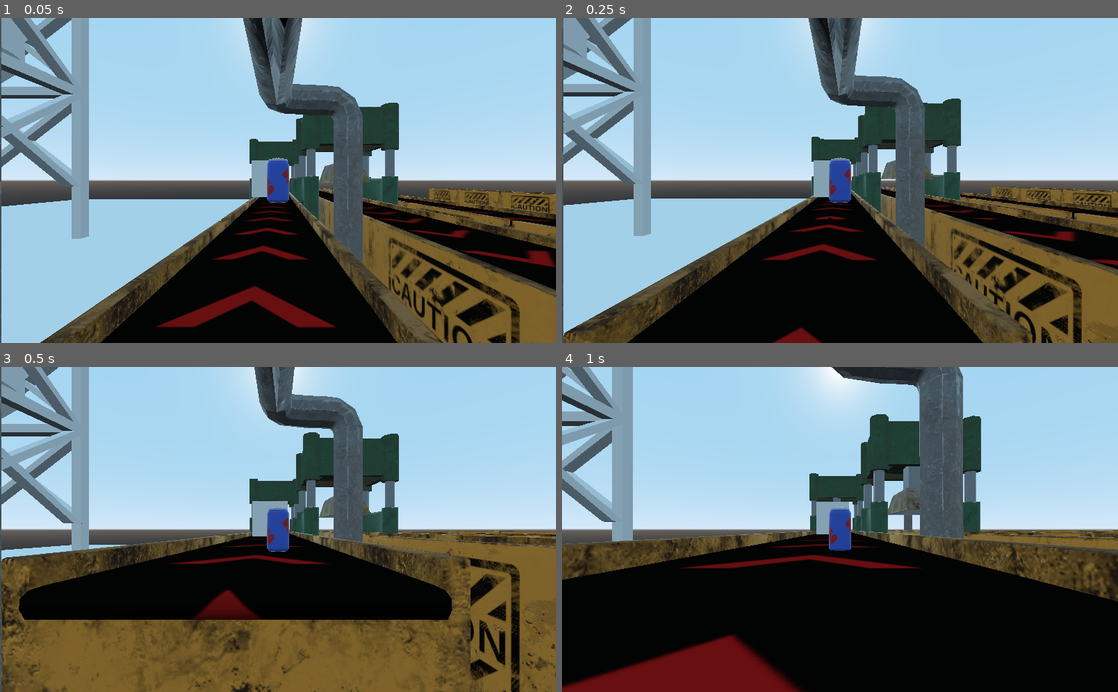
Above: before the commit, frames 1-4 (two rows, left to right).
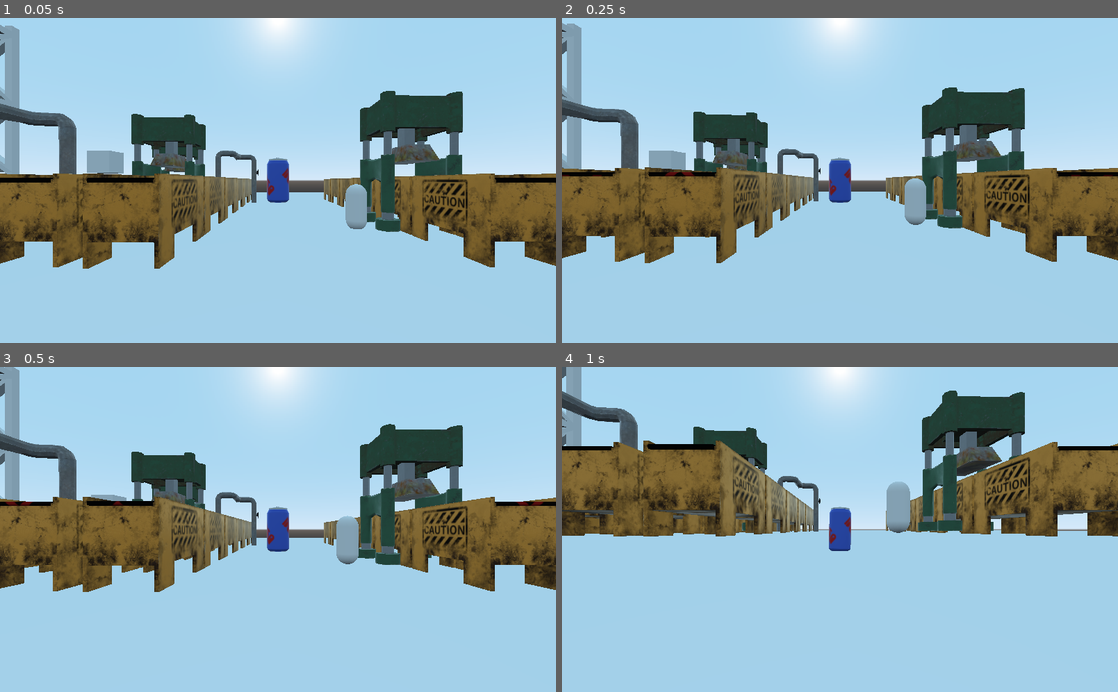
Above: after the commit, the same moments.

Repository: ayylol/CumbriaJam
Game: Godot game, scene res://MainGame.tscn
Same seed, same stepped clock (60 frames per second), same inputs: the game is played once before the commit and once after it.
Inputs (mouse positions are in pixels of both pictures, inside the frame that each line leads up to):
- Up to frame 1 (0.05 s): no input
- Up to frame 2 (0.25 s): no input
- Up to frame 3 (0.5 s): no input
- Up to frame 4 (1 s): tap Enter (ui_accept) at 0.5, 0.77 s; move the mouse to (962, 513) at 0.52 s; hold Space (push) from 0.53 s (still down)

The runs differ from the first frame. In frame 1, 62% of the frame differs, in the area x 0-100%, y 0-100%; in frame 2, 64%; in frame 3, 70%; in frame 4, 80%.

Commit message:
Worker AI now mostly working, changed player to be state based
Dispose behaviour for worker yet to be implemented

Diff:
--- a/MainGame.tscn
+++ b/MainGame.tscn
@@ -69,10 +69,18 @@
 [node name="KinematicBody" parent="Navigation" instance=ExtResource( 4 )]
 transform = Transform( 1, 0, 0, 0, 1, 0, 0, 0, 1, 18.1743, 1.79381, 3.55561 )
 
+[node name="PointsOfInterest" type="Spatial" parent="Navigation"]
+
+[node name="Spatial" type="Spatial" parent="Navigation/PointsOfInterest"]
+transform = Transform( 1, 0, 0, 0, 1, 0, 0, 0, 1, -37.8095, 2.17756, 17.0773 )
+
+[node name="Spatial2" type="Spatial" parent="Navigation/PointsOfInterest"]
+transform = Transform( 1, 0, 0, 0, 1, 0, 0, 0, 1, 36.9496, 0, -35.1463 )
+
 [node name="Garbage" type="Spatial" parent="."]
 
 [node name="Player" parent="Garbage" instance=ExtResource( 5 )]
-transform = Transform( 1, 0, 0, 0, 1, 0, 0, 0, 1, -3.68775, 5.48058, 10.3841 )
+transform = Transform( 1, 0, 0, 0, 1, 0, 0, 0, 1, 12.0152, 3.89744, 18.5685 )
 
 [node name="RemoteTransform" type="RemoteTransform" parent="Garbage/Player"]
 remote_path = NodePath("../../Cam")
@@ -80,7 +88,7 @@
 update_scale = false
 
 [node name="Cam" type="Spatial" parent="Garbage"]
-transform = Transform( 1, 0, 0, 0, 1, 0, 0, 0, 1, -3.68775, 5.48058, 10.3841 )
+transform = Transform( 1, 0, 0, 0, 1, 0, 0, 0, 1, 12.0152, 3.89744, 18.5685 )
 script = ExtResource( 2 )
 
 [node name="H" type="Spatial" parent="Garbage/Cam"]
--- a/Player.gd
+++ b/Player.gd
@@ -1,7 +1,10 @@
 extends RigidBody
 
-#export var push_cooldown = 1.5
-export var max_pushes = 4
+enum State{
+	FREE,
+	CAPTURED
+}
+
 export var meter_fill_multipliyer = 5.0
 export var pressure_fill_multipliyer = 2.5
 export var default_hitbox_size = Vector3(1,1,1)
@@ -23,13 +26,14 @@
 var _shrunk_mesh = Vector3(1,1,1)
 var _worker
 
+onready var state = State.FREE
 
 func _init():
 	_shrunk_hitbox=default_hitbox_size*0.3
 	_shrunk_mesh=default_mesh_size*0.3
 
 func _physics_process(delta):
-	if _worker != null:
+	if state == State.CAPTURED:
 		global_transform.origin = _worker.global_transform.origin-_worker.global_transform.basis.z*1.5
 
 	#Updating stain variables
@@ -46,8 +50,8 @@
 	_scale_lerp=min(_scale_lerp+delta/decompress_time,1.0)
 
 
-	print(_meter_percent_fill)
-	print(_current_pushed)
+	#print(_meter_percent_fill)
+	#print(_current_pushed)
 	#print(_scale_lerp)
 
 func hold():
@@ -58,12 +62,14 @@
 	#print("PUSHED!")
 	#print(direction)
 	_held=false
-	if _worker == null:
-		apply_central_impulse (direction*max_strength*_current_pushed)
-	else:
-		if _worker.struggle(_current_pushed):
-			_worker = null
+	match state:
+		State.CAPTURED:
+			if _worker.struggle(_current_pushed):
+				apply_central_impulse (direction*max_strength*_current_pushed)
+				state = State.FREE
+		State.FREE:
 			apply_central_impulse (direction*max_strength*_current_pushed)
+
 	_meter_percent_fill-=_current_pushed
 	_current_pushed=0.0
 
@@ -74,4 +80,7 @@
 	_stain_lerp=stain_per
 
 func captured(worker):
-	_worker = worker
+	if state == State.FREE:
+		_current_pushed=0.0
+		_worker = worker
+		state = State.CAPTURED
--- a/Worker.gd
+++ b/Worker.gd
@@ -1,33 +1,52 @@
 extends KinematicBody
+
+enum State {
+	SEARCHING,
+	CHASING,
+	DISPOSING,
+	STUNNED,
+}
 
 export var max_grip = 0.2
 export var stun_length = 5.0
+export var perception_time = 2.5
 
 var path = []
 var path_node = 0
+var max_speed = 4.0
+var pointsOfInterest = []
 
-var max_speed = 4.0
+var _target
 
-var _can_grab = true
+onready var state = State.SEARCHING
+onready var current_speed = max_speed
+onready var grip = max_grip
+onready var nav = get_parent()
+onready var Player = $"../../Garbage/Player"
+onready var MoveTimer = $MoveTimer
+onready var StunTimer = $StunTimer
+onready var PerceptionTimer = $PerceptionTimer
 
-onready var _stunned = stun_length
-onready var current_speed = max_speed
-onready var nav = get_parent()
-onready var player = $"../../Garbage/Player"
-onready var grip = max_grip
+
+func _ready():
+	for point in $"../PointsOfInterest".get_children():
+		#print(point)
+		pointsOfInterest.push_back(point)
+
+	_target = pointsOfInterest[0]
 
 func _physics_process(delta):
-	_stunned = min(_stunned + delta, stun_length)
-	if _stunned >= stun_length:
-		current_speed = max_speed
-		_can_grab=true
+	#print(state)
+	if state == State.STUNNED:
+		pass
+	else:
+		if path_node < path.size():
+			var direction = (path[path_node] - global_transform.origin)
+			if direction.length() < 1:
+				path_node += 1
+			else:
+				move_and_slide(direction.normalized() * current_speed, Vector3.UP)
 
-	if path_node < path.size():
-		var direction = (path[path_node] - global_transform.origin)
-		if direction.length() < 1:
-			path_node += 1
-		else:
-			move_and_slide(direction.normalized() * current_speed, Vector3.UP)
 
 func move_to(target_pos):
 	#print("Calculating path to" + str(target_pos))
@@ -37,16 +56,28 @@
 
 
 
-func _on_Timer_timeout():
-	move_to(player.global_transform.origin)
+func _on_MoveTimer_timeout():
+	match state:
+		State.CHASING:
+			pass
+		State.DISPOSING:
+			pass
+		State.SEARCHING:
+			if (pointsOfInterest[0].global_transform.origin-global_transform.origin).length()<4.0:
+				pointsOfInterest.shuffle()
+				_target = pointsOfInterest[0]
+
+	#print(_target)
+	move_to(_target.global_transform.origin)
+
 
 func struggle(amount):
 	if amount > grip:
 		max_grip = min(grip+0.1,0.9)
 		grip=max_grip
-		current_speed=0.0
-		_stunned = 0.0
-		_can_grab = false
+		state = State.STUNNED
+		StunTimer.start(stun_length)
+		MoveTimer.stop()
 		return true
 	grip-=amount
 	return false
@@ -54,5 +85,32 @@
 
 func _on_PickupArea_body_entered(body):
 	if body.get_parent().get_name()=="Garbage":
-		if body.get_name()=="Player" and _can_grab:
+		if state != State.STUNNED:
+			#_target = body
+			_target = pointsOfInterest[0]
 			body.captured(self)
+			state = State.DISPOSING
+
+
+func _on_StunTimer_timeout():
+	state = State.SEARCHING
+	MoveTimer.start()
+
+
+func _on_SenseRange_body_entered(body):
+	if body.get_parent().get_name()=="Garbage" && state == State.SEARCHING:
+		_target = body
+		state = State.CHASING
+
+
+func _on_SenseRange_body_exited(body):
+	#print(body.to_string() + " " + _target.to_string())
+	if state == State.CHASING and body.get_name()==_target.get_name():
+		#print("Timer Start")
+		PerceptionTimer.start(perception_time)
+
+
+func _on_PerceptionTimer_timeout():
+	print("GONE")
+	_target = pointsOfInterest[0]
+	state = State.SEARCHING
--- a/Worker.tscn
+++ b/Worker.tscn
@@ -14,6 +14,9 @@
 radius = 1.53602
 height = 1.51611
 
+[sub_resource type="SphereShape" id=5]
+radius = 6.94635
+
 [node name="KinematicBody" type="KinematicBody"]
 script = ExtResource( 1 )
 
@@ -22,20 +25,36 @@
 mesh = SubResource( 2 )
 material/0 = null
 
-[node name="Timer" type="Timer" parent="."]
-wait_time = 0.1
-autostart = true
-
 [node name="CollisionShape" type="CollisionShape" parent="."]
 transform = Transform( 1, 0, 0, 0, -4.37114e-08, -1, 0, 1, -4.37114e-08, 0, 0, 0 )
 shape = SubResource( 3 )
 
 [node name="PickupArea" type="Area" parent="."]
-transform = Transform( 1.02539, 0, 0, 0, 1.02539, 0, 0, 0, 1.02539, 0, -0.756, 0.738354 )
+transform = Transform( 1.02539, 0, 0, 0, 1.02539, 0, 0, 0, 1.02539, 0, -1.06374, -1.52621 )
 
 [node name="CollisionShape" type="CollisionShape" parent="PickupArea"]
-transform = Transform( 1, 0, 0, 0, 1, 0, 0, 0, 1, 0, -0.311671, -1.48497 )
 shape = SubResource( 4 )
 
-[connection signal="timeout" from="Timer" to="." method="_on_Timer_timeout"]
+[node name="SenseRange" type="Area" parent="."]
+transform = Transform( 1, 0, 0, 0, 1, 0, 0, 0, 1, 0, 0, -6.81605 )
+
+[node name="CollisionShape" type="CollisionShape" parent="SenseRange"]
+transform = Transform( 1, 0, 0, 0, 1, 0, 0, 0, 1, 0, 0, 0.817593 )
+shape = SubResource( 5 )
+
+[node name="MoveTimer" type="Timer" parent="."]
+wait_time = 0.1
+autostart = true
+
+[node name="StunTimer" type="Timer" parent="."]
+one_shot = true
+
+[node name="PerceptionTimer" type="Timer" parent="."]
+one_shot = true
+
 [connection signal="body_entered" from="PickupArea" to="." method="_on_PickupArea_body_entered"]
+[connection signal="body_entered" from="SenseRange" to="." method="_on_SenseRange_body_entered"]
+[connection signal="body_exited" from="SenseRange" to="." method="_on_SenseRange_body_exited"]
+[connection signal="timeout" from="MoveTimer" to="." method="_on_MoveTimer_timeout"]
+[connection signal="timeout" from="StunTimer" to="." method="_on_StunTimer_timeout"]
+[connection signal="timeout" from="PerceptionTimer" to="." method="_on_PerceptionTimer_timeout"]
Not shown: 1 places in Worker.tscn that only renumber resources
